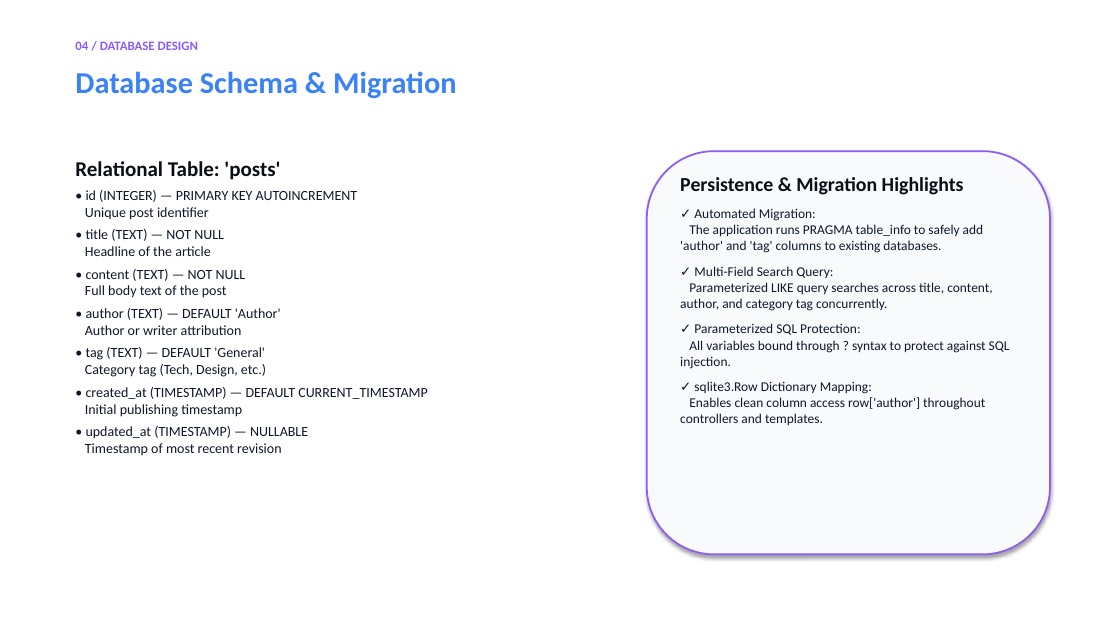
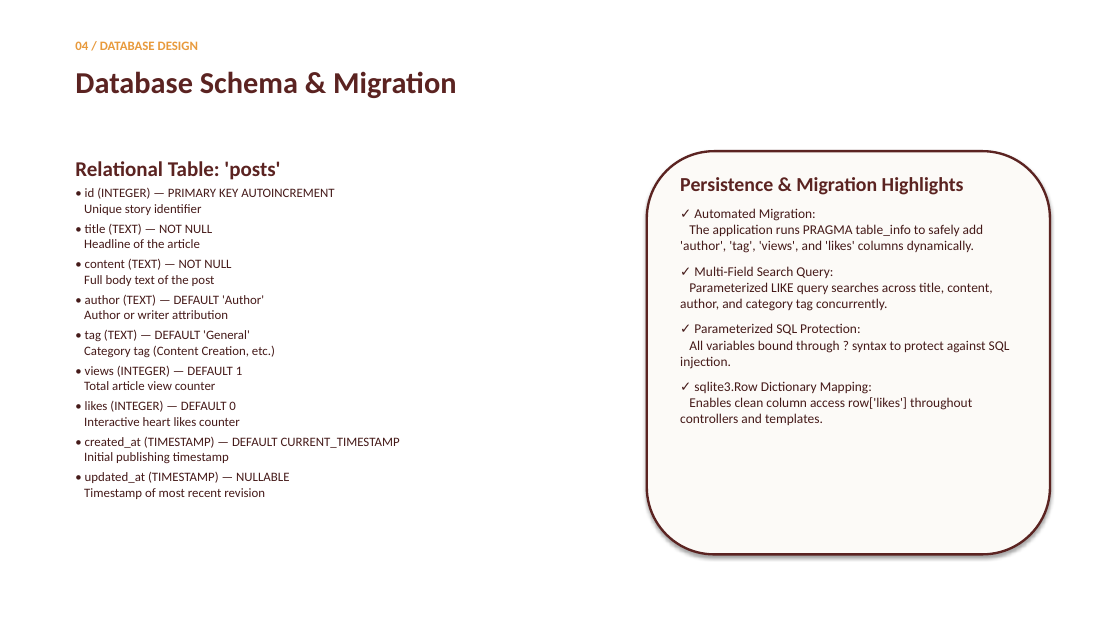
Before and after one commit to Ryzen2310/Blog, a slide deck: slide 5 of Blog project/presentation.pptx. Drawn at 1120x630 pixels with LibreOffice and Linux fonts; fonts in the diff are those of the drawing. Boxes give left, top, right and bottom in pixels: in the first picture for what was removed or moved away, otherwise in the second. Text is boxed around its words. In the diff, an @@ line names an element or a change of style, - is before the commit and + after.

```diff
--- a/Blog project/presentation.pptx
+++ b/Blog project/presentation.pptx
@@ text "04 / DATABASE DESIGN" at [75, 41, 198, 50]: text colour #8B5CF6 to #E89A3C @@
@@ text "Database Schema & Migration" at [75, 71, 456, 98]: text colour #3B82F6 to #5B2321 @@
@@ text at [75, 161, 400, 499]: text colour #090D16 to #5B2321 in "Relational Table: 'posts'"; size 12 to 11 pt, text colour #0F172A to #451A19 in "• title (TEXT) — NOT NULL Headline ...", "• content (TEXT) — NOT NULL Full ...", "• author (TEXT) — DEFAULT 'Author' Author ...", "• created_at (TIMESTAMP) — DEFAULT CURRENT_TIMESTAMP Initial ..." and 1 more places; less space between paragraphs @@
@@ rounded rectangle at [647, 151, 1050, 555]: fill #F8FAFC to #FCFAF7; outline #8B5CF6 1.5 pt to #5B2321 2 pt @@
@@ text at [680, 177, 1010, 369]: text colour #090D16 to #5B2321 in "Persistence & Migration Highlights"; text colour #0F172A to #451A19 in "✓ Multi-Field Search Query: Parameterized LIKE query ...", "✓ Parameterized SQL Protection: All variables bound ..." @@
@@ text at [84, 188, 334, 215]: text changed; size 12 to 11 pt; text colour #0F172A to #451A19 @@
-• id (INTEGER) — PRIMARY KEY AUTOINCREMENT
-Unique post identifier
+• id (INTEGER) — PRIMARY KEY AUTOINCREMENT
+Unique story identifier
@@ text at [680, 208, 984, 253]: text changed; text colour #0F172A to #451A19 @@
-✓ Automated Migration:
-The application runs PRAGMA table_info to safely add 'author' and 'tag' columns to existing databases.
+✓ Automated Migration:
+The application runs PRAGMA table_info to safely add 'author', 'tag', 'views', and 'likes' columns dynamically.
@@ text at [84, 330, 275, 426]: text changed; size 12 to 11 pt; text colour #0F172A to #451A19 @@
-• tag (TEXT) — DEFAULT 'General'
-Category tag (Tech, Design, etc.)
+• tag (TEXT) — DEFAULT 'General'
+Category tag (Content Creation, etc.)
+• views (INTEGER) — DEFAULT 1
+Total article view counter
+• likes (INTEGER) — DEFAULT 0
+Interactive heart likes counter
@@ text at [680, 381, 972, 425]: text changed; text colour #0F172A to #451A19 @@
-✓ sqlite3.Row Dictionary Mapping:
-Enables clean column access row['author'] throughout controllers and templates.
+✓ sqlite3.Row Dictionary Mapping:
+Enables clean column access row['likes'] throughout controllers and templates.
```
Also in this commit, not shown: 9 other slides changed, 17 other files.
